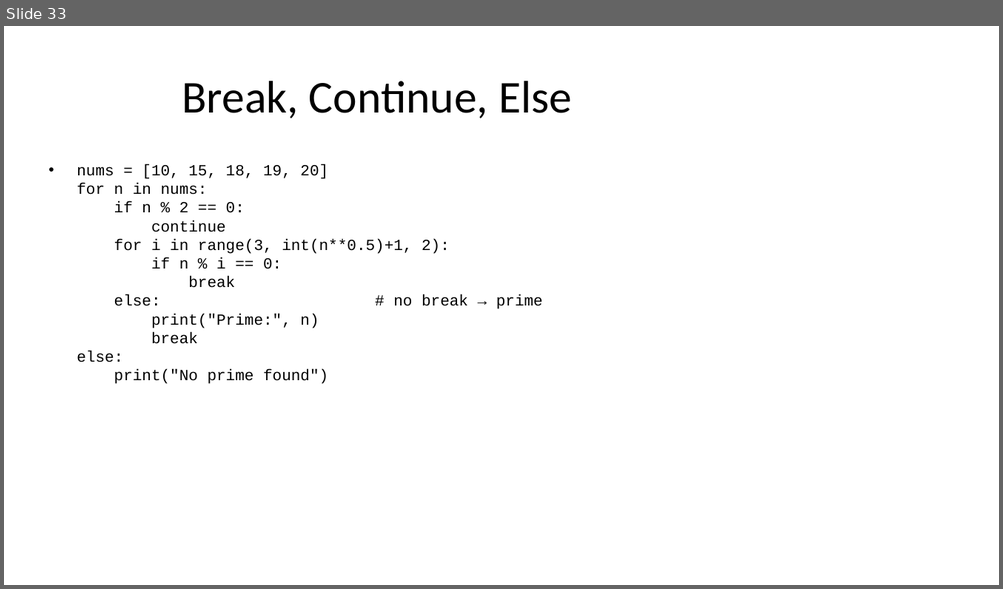
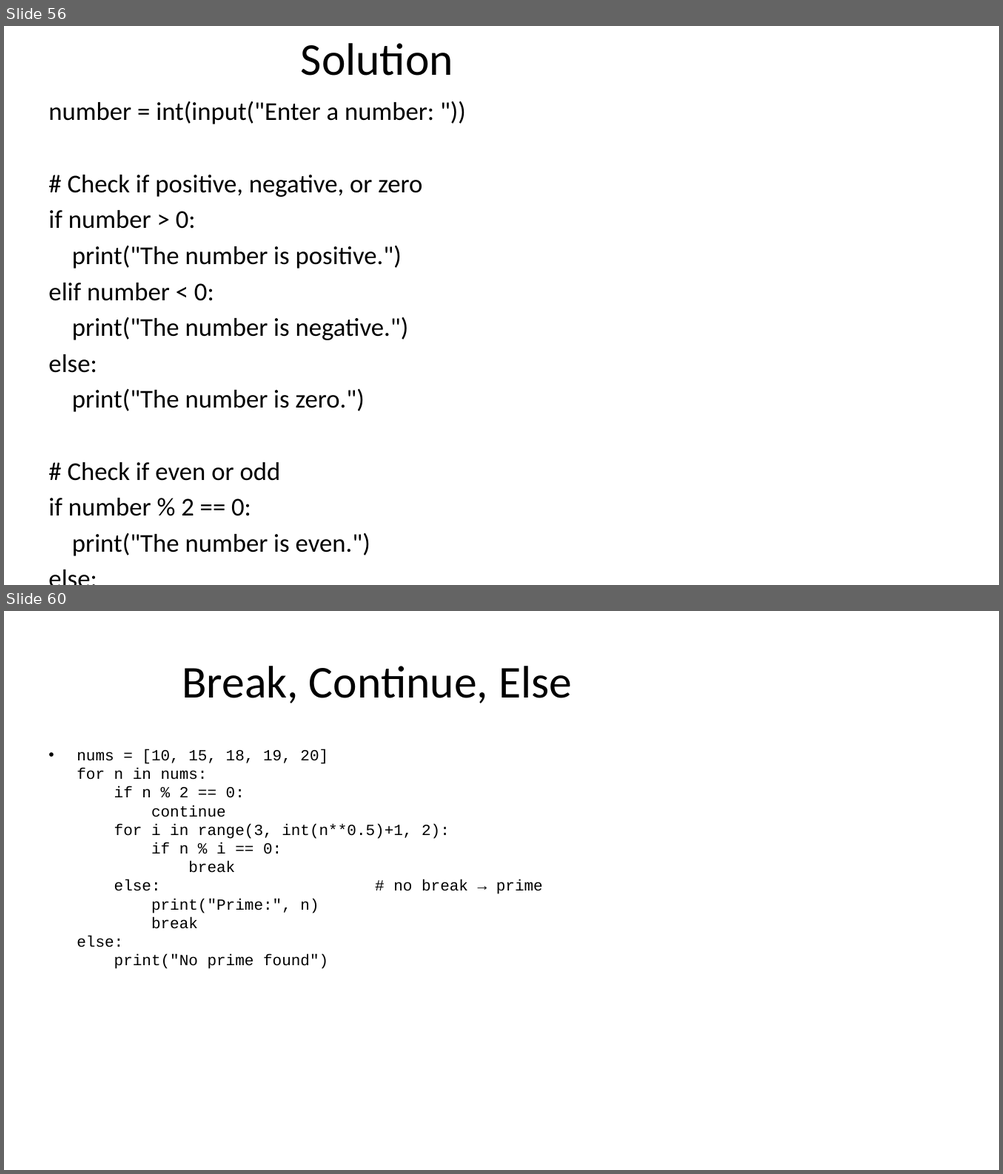
Before and after one commit to seanwhs/3-Day-Python-Crash-Course, a slide deck: Python_Crash_Course_2025.pptx. Shown one above the other, each under a label of ours: slide 33 before the commit, slides 56 and 60 after it; the slides between them are not shown. The pictures are 1003x589 and 1003x1174 pixels, drawn with LibreOffice and Linux fonts; fonts in the diff are those of the drawing. Boxes give left, top, right and bottom in pixels: in the first picture for what was removed or moved away, otherwise in the second. Text is boxed around its words. In the diff, an @@ line names an element or a change of style, - is before the commit and + after.

```diff
--- a/Python_Crash_Course_2025.pptx
+++ b/Python_Crash_Course_2025.pptx
@@ slide 56 added at bbox=[4, 26, 999, 585], background #FFFFFF @@
@@ title added at bbox=[301, 43, 453, 76], 44 pt, text #000000 @@
+Solution
@@ text added at bbox=[48, 101, 434, 557], 24.8 pt, text #000000 @@
+number = int(input("Enter a number: "))
+# Check if positive, negative, or zero
+if number > 0:
+print("The number is positive.")
+elif number < 0:
+print("The number is negative.")
+else:
+print("The number is zero.")
+# Check if even or odd
+if number % 2 == 0:
+print("The number is even.")
+else:
+print("The number is odd.")
@@ what was slide 33 is now slide 60 @@
```
Also in this commit, not shown: 1 slide changed, 27 other slides added, 1 slide removed.
